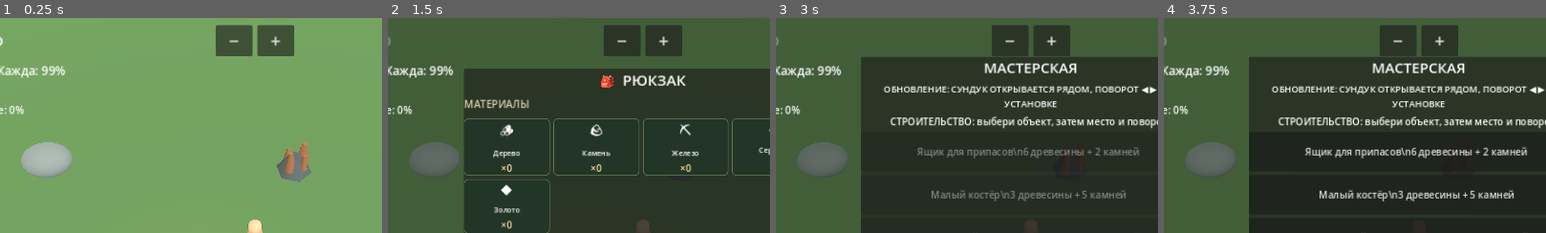
Above: before the commit, frames 1-4 (left to right).
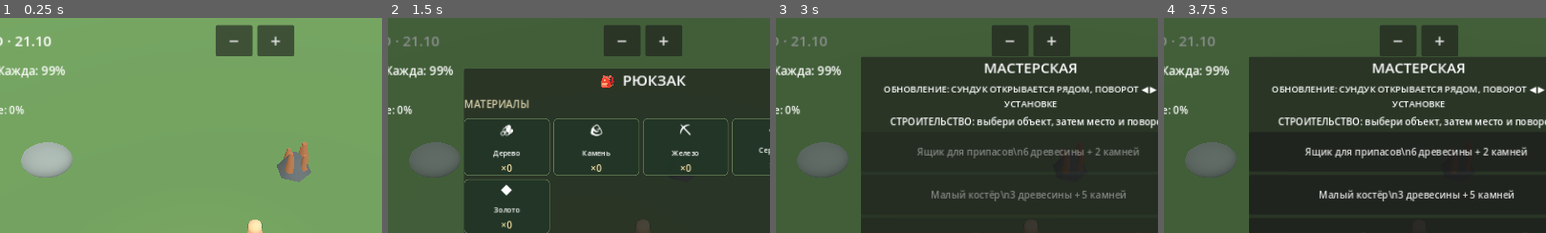
Above: after the commit, the same moments.

Repository: hjz2tz7cgv-ctrl/DikiyKrayGodot
Game: Godot game, scene res://scenes/main.tscn
Same seed, same stepped clock (60 frames per second), same inputs: the game is played once before the commit and once after it.
Inputs:
- Up to frame 1 (0.25 s): no input
- Up to frame 2 (1.5 s): click "● Рука" at 0.5 s; click "Рюкзак" at 1.25 s
- Up to frame 3 (3 s): click "Закрыть" at 2 s; click "Крафт" at 2.75 s
- Up to frame 4 (3.75 s): click "ТЕСТ: +100 каждого ресурса" at 3.5 s
The pictures show only the part of the screen within x 17-67%, y 0-50%; the shares and areas given below are measured in that part.

The runs differ from the first frame. In frame 1, 0.2% of the frame differs, in the area x 2-14%, y 8-14%; in frame 2, 0.2%; in frame 3, 0.2%; in frame 4, 0.2%.

Commit message:
Add files via upload

Diff:
--- a/scripts/main.gd
+++ b/scripts/main.gd
@@ -1454,12 +1454,14 @@
         return
     _show_sleep_panel()
     if shelter_rain_button != null:
-        shelter_rain_button.visible = raining
+        shelter_rain_button.visible = true
+        shelter_rain_button.disabled = not raining
+        shelter_rain_button.text = "Переждать дождь" if raining else "Переждать дождь (сейчас ясно)"
     # Общая система сна используется и палаткой, и построенным навесом.
     if sleep_panel != null:
         var column: VBoxContainer = sleep_panel.get_child(0)
         var heading: Label = column.get_child(0)
-        heading.text = "ДЕРЕВЯННЫЙ НАВЕС\nОтдохнуть до утра?"
+        heading.text = "ДЕРЕВЯННЫЙ НАВЕС\nВыбери действие:"
     status_message = "Навес: можно поспать или переждать дождь"
     _update_ui()
 
@@ -1468,8 +1470,10 @@
         status_message = "Дождь уже закончился или навес слишком далеко"
         return
     # Дождливый интервал погоды заканчивается на 280-й секунде цикла.
-    weather_clock += 280.0 - fmod(weather_clock, 420.0)
+    weather_clock += maxf(0.0, 280.0 - fmod(weather_clock, 420.0))
     raining = false
+    for drop in rain_drops:
+        drop.visible = false
     wetness = maxf(0.0, wetness - 40.0)
     sleep_panel.visible = false
     if shelter_rain_button != null:
@@ -1641,6 +1645,10 @@
         cooking_active = true
         cooking_elapsed = 0.0
         cooking_fire_pos = _nearest_built_fire_position()
+        sitting = false
+        player_visual.position.y = 0.0
+        pending_kind = ""
+        pending_index = -1
         status_message = "Мясо жарится. Можешь заниматься своими делами"
     _update_ui()
 
@@ -2057,7 +2065,7 @@
     return count
 
 func _update_ui() -> void:
-    info_label.text = "ДИКИЙ КРАЙ 3D"
+    info_label.text = "ДИКИЙ КРАЙ 3D · 21.10"
     if status_message != last_hint_message:
         last_hint_message = status_message
         _show_center_hint(status_message)
@@ -2134,7 +2142,6 @@
     status_message = "Мясо готово! Вернись к костру и забери его"
     cooking_caption.visible = false
     cooking_display.visible = false
-    progress_bar.visible = false
 
 func _survival_action(kind: String) -> void:
     var here := Vector2(player.position.x, player.position.z)
@@ -2206,7 +2213,11 @@
                 cooking_active = true
                 cooking_elapsed = 0.0
                 cooking_fire_pos = FIRE_POS
-                status_message = "Мясо жарится. Можно уйти и вернуться позже"
+                sitting = false
+                player_visual.position.y = 0.0
+                pending_kind = ""
+                pending_index = -1
+                status_message = "Мясо на костре! Можно гулять, потом забрать"
     elif inventory.get(kind, 0) <= 0:
         status_message = "Такой еды пока нет в рюкзаке"
     else:
@@ -2622,6 +2633,9 @@
 
 func _physics_process(delta: float) -> void:
     _update_weather(delta)
+    if shelter_rain_button != null and shelter_rain_button.visible:
+        shelter_rain_button.disabled = not raining
+        shelter_rain_button.text = "Переждать дождь" if raining else "Переждать дождь (сейчас ясно)"
     if build_preview != null:
         # Плавное движение и поворот предварительного просмотра.
         build_rotation_current = lerp_angle(build_rotation_current, build_rotation_target, 1.0 - exp(-12.0 * delta))
@@ -2720,7 +2734,7 @@
     direction = direction.limit_length(1.0)
     if _interface_modal_open():
         direction = Vector2.ZERO
-    if sitting and not cooking_active and (direction.length() > 0.1 or steering_active):
+    if sitting and (direction.length() > 0.1 or steering_active):
         sitting = false
         player_visual.position.y = 0.0
     if sitting:
